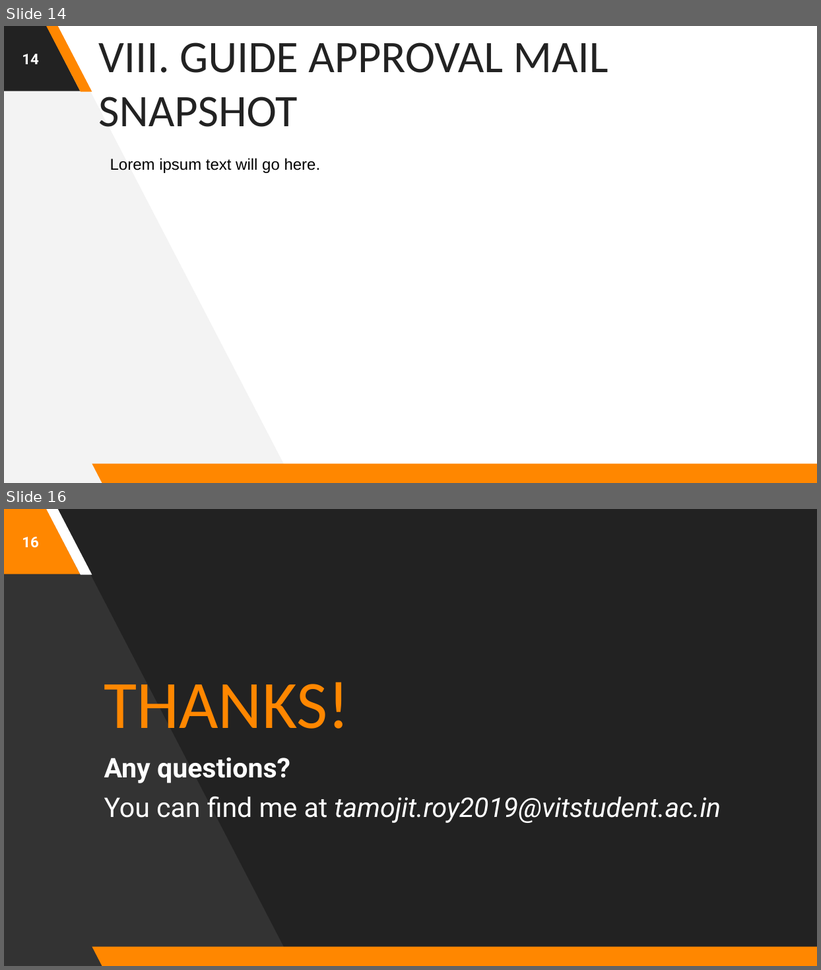
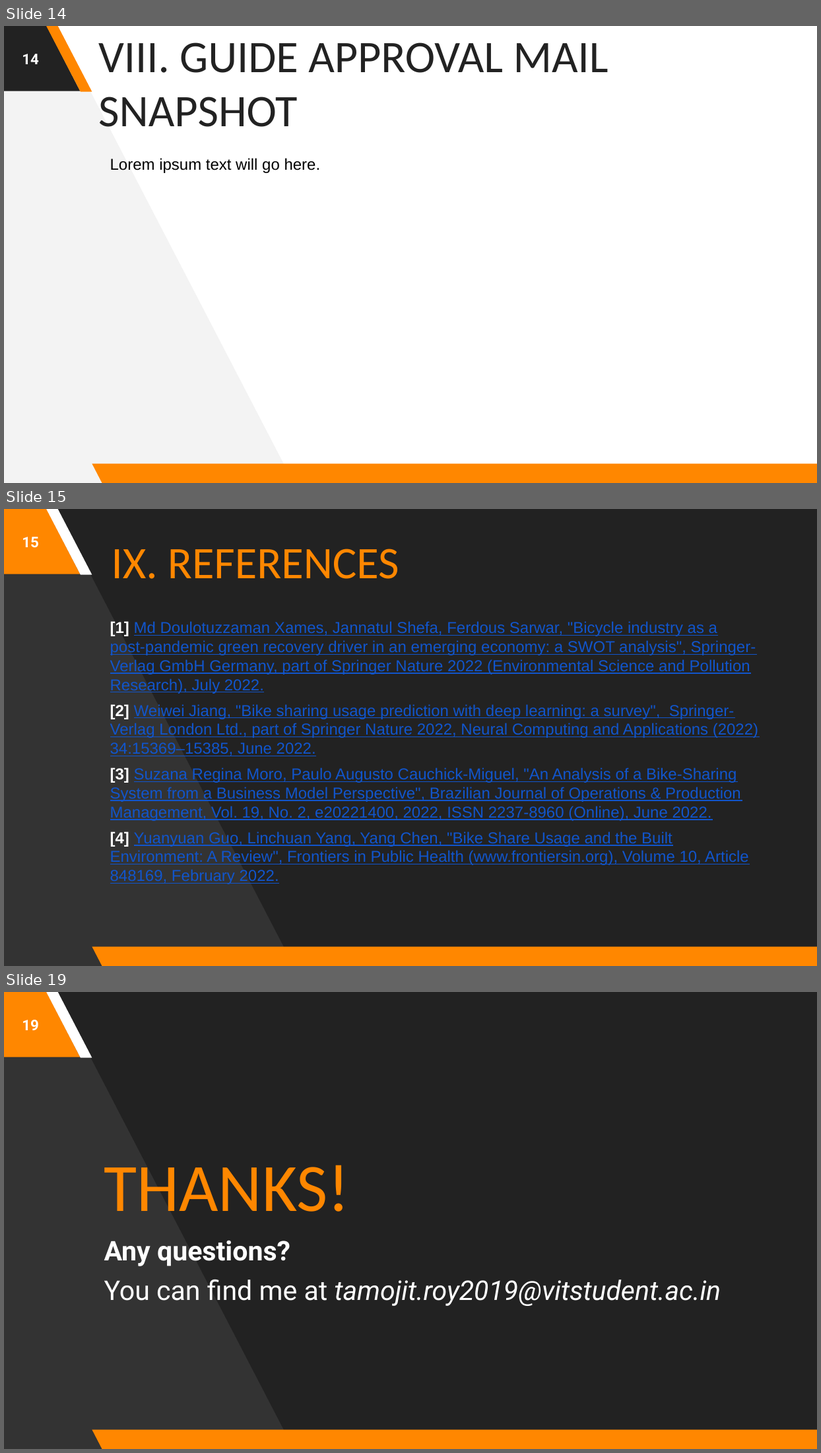
Before and after one commit to astrodestroyergithub/Divvy-Bike-Share, a slide deck: PPTS/19BCE1156_Tamojit_Roy_Capstone_Project_B.Tech_CSE_2019-23_Review-1.pptx. Shown one above the other, each under a label of ours: slides 14 and 16 before the commit, slides 14, 15 and 19 after it; the slides between them are not shown. The pictures are 821x970 and 821x1453 pixels, drawn with LibreOffice and Linux fonts; fonts in the diff are those of the drawing. Boxes give left, top, right and bottom in pixels: in the first picture for what was removed or moved away, otherwise in the second. Text is boxed around its words. In the diff, an @@ line names an element or a change of style, - is before the commit and + after.

```diff
--- a/PPTS/19BCE1156_Tamojit_Roy_Capstone_Project_B.Tech_CSE_2019-23_Review-1.pptx
+++ b/PPTS/19BCE1156_Tamojit_Roy_Capstone_Project_B.Tech_CSE_2019-23_Review-1.pptx
@@ slide 15 added at (4,509,817,966), background #222222; not listed: 4 template elements that a slide beside it also shows @@
@@ page number added at (22,537,38,548), 13 pt, text #FFFFFF, bold @@
+15
@@ title added at (112,549,399,579), 40 pt, text #FF8700 @@
+IX. REFERENCES
@@ text added at (110,621,758,885), 14 pt, text #1155CC, underline @@
+[1] Md Doulotuzzaman Xames, Jannatul Shefa, Ferdous Sarwar, "Bicycle industry as a post‑pandemic green recovery driver in an emerging economy: a SWOT analysis", Springer-Verlag GmbH Germany, part of Springer Nature 2022 (Environmental Science and Pollution Research), July 2022.
+[2] Weiwei Jiang, "Bike sharing usage prediction with deep learning: a survey", Springer-Verlag London Ltd., part of Springer Nature 2022, Neural Computing and Applications (2022) 34:15369–15385, June 2022.
+[3] Suzana Regina Moro, Paulo Augusto Cauchick-Miguel, "An Analysis of a Bike-Sharing System from a Business Model Perspective", Brazilian Journal of Operations & Production Management, Vol. 19, No. 2, e20221400, 2022, ISSN 2237-8960 (Online), June 2022.
+[4] Yuanyuan Guo, Linchuan Yang, Yang Chen, "Bike Share Usage and the Built Environment: A Review", Frontiers in Public Health (www.frontiersin.org), Volume 10, Article 848169, February 2022.
@@ what was slide 16 is now slide 19 @@
@@ page number at (22,1020,38,1030): text changed @@
-16
+19
```
Also in this commit, not shown: 4 slides changed, 3 other slides added, 1 slide removed, 1 other file.
